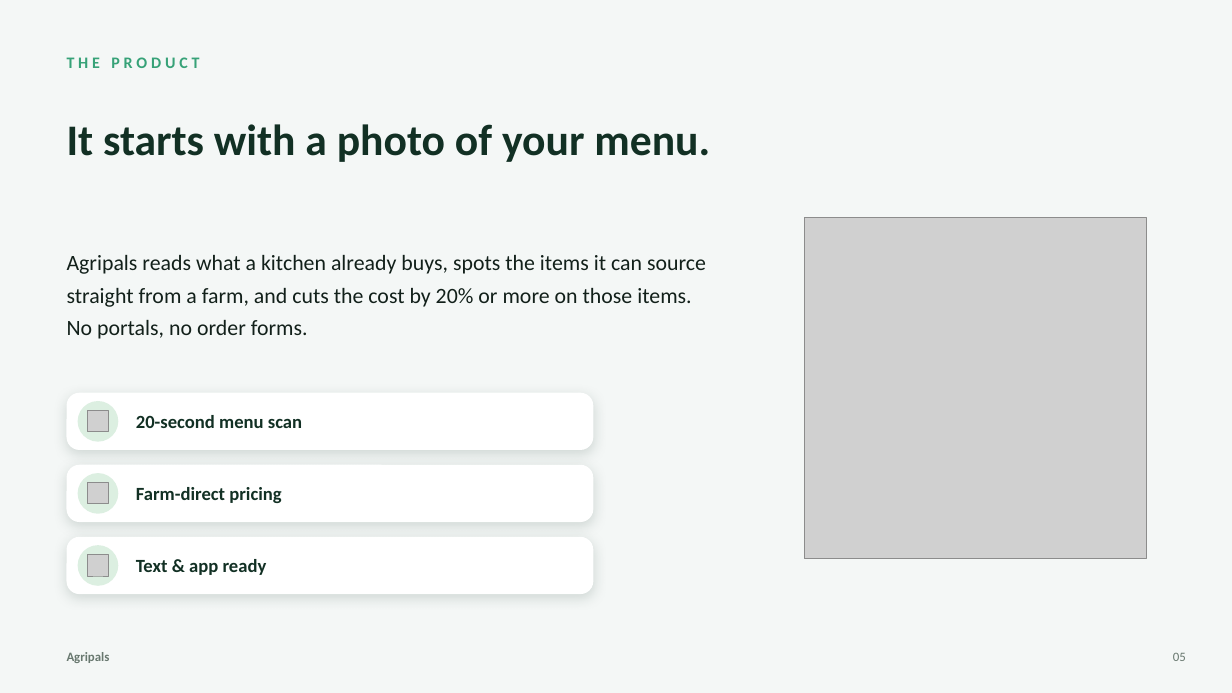
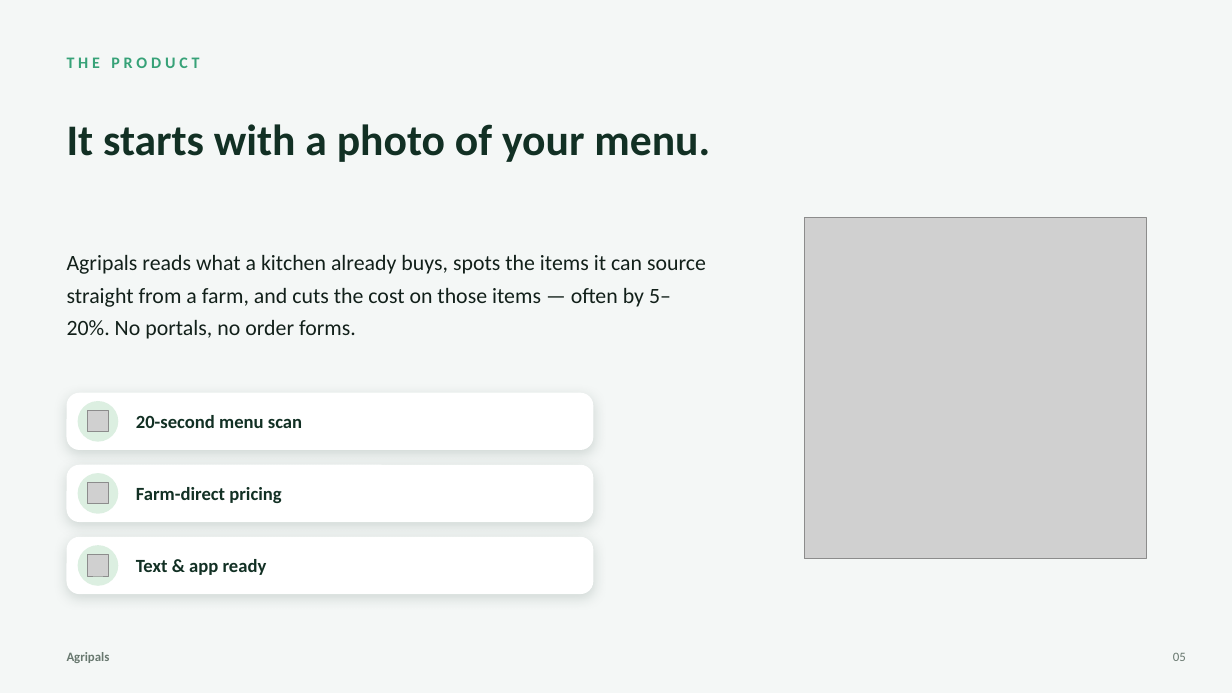
Before and after one commit to rhy-collab/Agripals, a slide deck: slide 5 of Agripals-Investor-Deck.pptx. Drawn at 1232x693 pixels with LibreOffice and Linux fonts; fonts in the diff are those of the drawing; grey boxes stand for pictures. Boxes give left, top, right and bottom in pixels: in the first picture for what was removed or moved away, otherwise in the second. Text is boxed around its words. In the diff, an @@ line names an element or a change of style, - is before the commit and + after.

```diff
--- a/Agripals-Investor-Deck.pptx
+++ b/Agripals-Investor-Deck.pptx
@@ text at (x1=67, y1=255, x2=706, y2=339): text changed @@
-Agripals reads what a kitchen already buys, spots the items it can source straight from a farm, and cuts the cost by 20% or more on those items. No portals, no order forms.
+Agripals reads what a kitchen already buys, spots the items it can source straight from a farm, and cuts the cost on those items — often by 5–20%. No portals, no order forms.
```
Also in this commit, not shown: 9 other slides changed, 3 slides added, 3 other files.
